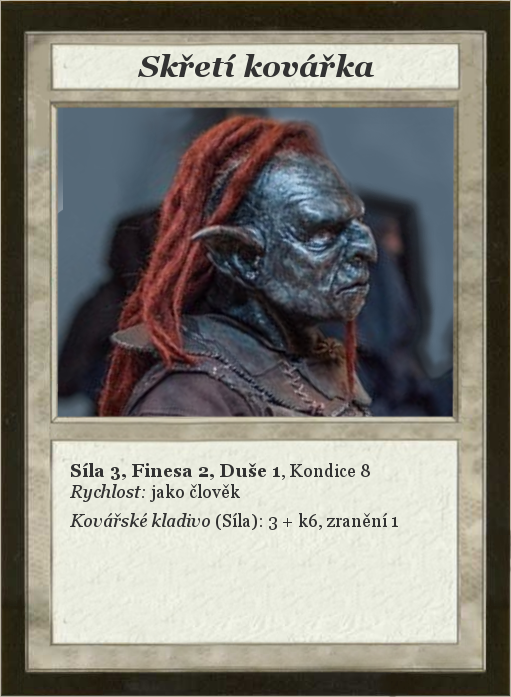
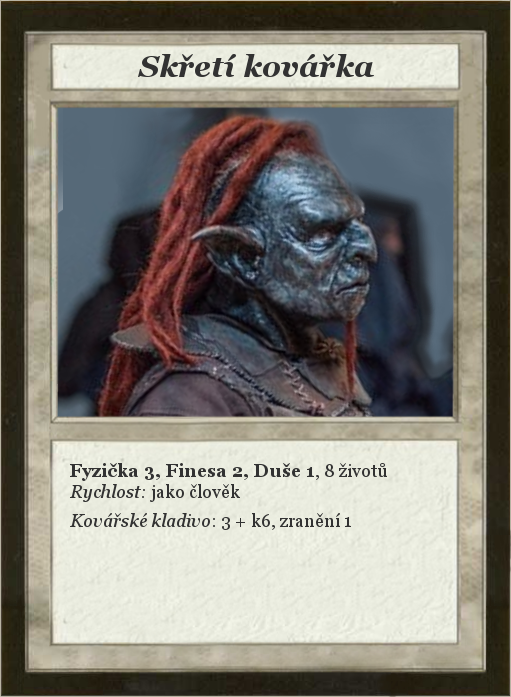
Two versions of the same layered image (511 × 697). Layer-by-layer changes:
renamed "Síla 3, Finesa 2, Duše 1, Kond..." to "Fyzička 3, Finesa 2, Duše 1, 8...", painted on it over [70, 463, 398, 530]
